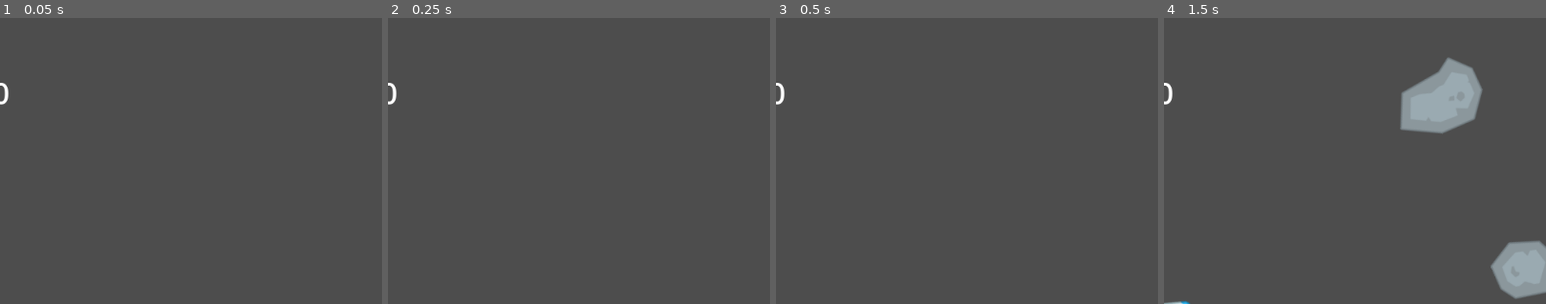
Above: before the commit, frames 1-4 (left to right).
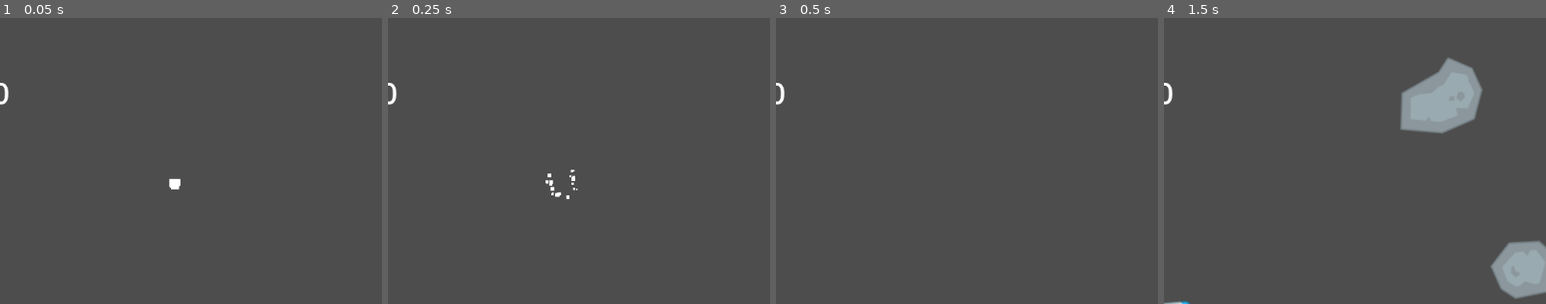
Above: after the commit, the same moments.

Repository: TheGabmeister/games-godot
Game: Godot game, scene res://levels/main.tscn
Same seed, same stepped clock (60 frames per second), same inputs: the game is played once before the commit and once after it.
Inputs (mouse positions are % of the whole screen's width and height, from its top left):
- Up to frame 1 (0.05 s): no input
- Up to frame 2 (0.25 s): no input
- Up to frame 3 (0.5 s): no input
- Up to frame 4 (1.5 s): move the mouse to (72, 45) at 0.52 s; press the mouse at (72, 45) at 0.53 s; hold Right (move_right) 0.53-1.28 s; move the mouse to (30, 55) at 1.27 s; release the mouse at (30, 55) at 1.28 s; hold Down (move_down) from 1.28 s (still down); click (30, 55) at 1.35 s
The pictures show only the part of the screen within x 50-100%, y 0-50%; the shares and areas given below are measured in that part.

The runs differ from the first frame. In frame 1, 0.1% of the frame differs, in the area x 44-48%, y 56-60%; in frame 2, 0.2%, in the area x 41-50%, y 53-64%; in frame 3, nothing differs; in frame 4, nothing differs.

Commit message:
Add explosion

Diff:
--- /dev/null
+++ b/asteroids/explosion/explosion.tscn
@@ -0,0 +1,24 @@
+[gd_scene load_steps=3 format=3 uid="uid://2a5y513o73th"]
+
+[ext_resource type="Script" uid="uid://dhl0m0nudpv44" path="res://explosion/particle.gd" id="1_echoh"]
+
+[sub_resource type="Curve" id="Curve_4d6o0"]
+_data = [Vector2(0, 1), 0.0, 0.0, 0, 0, Vector2(1, 0), 0.0, 0.0, 0, 0]
+point_count = 2
+
+[node name="Explosion" type="Node2D"]
+
+[node name="CPUParticles2D" type="CPUParticles2D" parent="."]
+emitting = false
+amount = 20
+lifetime = 0.5
+one_shot = true
+explosiveness = 1.0
+spread = 180.0
+gravity = Vector2(0, 0)
+initial_velocity_min = 50.0
+initial_velocity_max = 100.0
+scale_amount_min = 3.0
+scale_amount_max = 10.0
+scale_amount_curve = SubResource("Curve_4d6o0")
+script = ExtResource("1_echoh")
--- /dev/null
+++ b/asteroids/explosion/particle.gd
@@ -0,0 +1,6 @@
+extends CPUParticles2D
+
+
+# Called when the node enters the scene tree for the first time.
+func _ready() -> void:
+	emitting = true
--- a/asteroids/levels/main.tscn
+++ b/asteroids/levels/main.tscn
@@ -9,6 +9,7 @@
 [ext_resource type="PackedScene" uid="uid://cpdp33euihroe" path="res://enemies/asteroid_big/asteroid_big_03.tscn" id="7_etqu2"]
 [ext_resource type="PackedScene" uid="uid://c3b2pqfv6x2e3" path="res://enemies/asteroid_big/asteroid_big_04.tscn" id="8_jw1n3"]
 [ext_resource type="PackedScene" uid="uid://drpintn20hbhu" path="res://managers/sfx_manager.tscn" id="9_etqu2"]
+[ext_resource type="PackedScene" uid="uid://2a5y513o73th" path="res://explosion/explosion.tscn" id="10_jw1n3"]
 
 [node name="Main" type="Node2D"]
 
@@ -107,3 +108,6 @@
 position = Vector2(719, 68)
 
 [node name="SfxManager" parent="." instance=ExtResource("9_etqu2")]
+
+[node name="Explosion" parent="." instance=ExtResource("10_jw1n3")]
+position = Vector2(747, 222)
Not shown, added: asteroids/explosion/particle.gd.uid
Not shown: 1 places in asteroids/levels/main.tscn that only renumber resources
